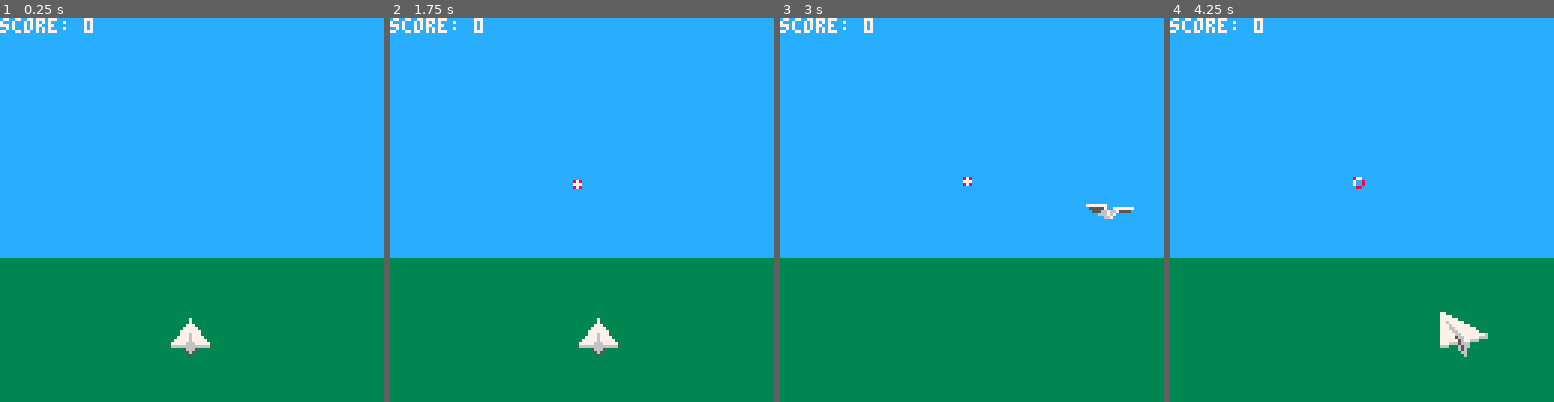
Above: before the commit, frames 1-4 (left to right).
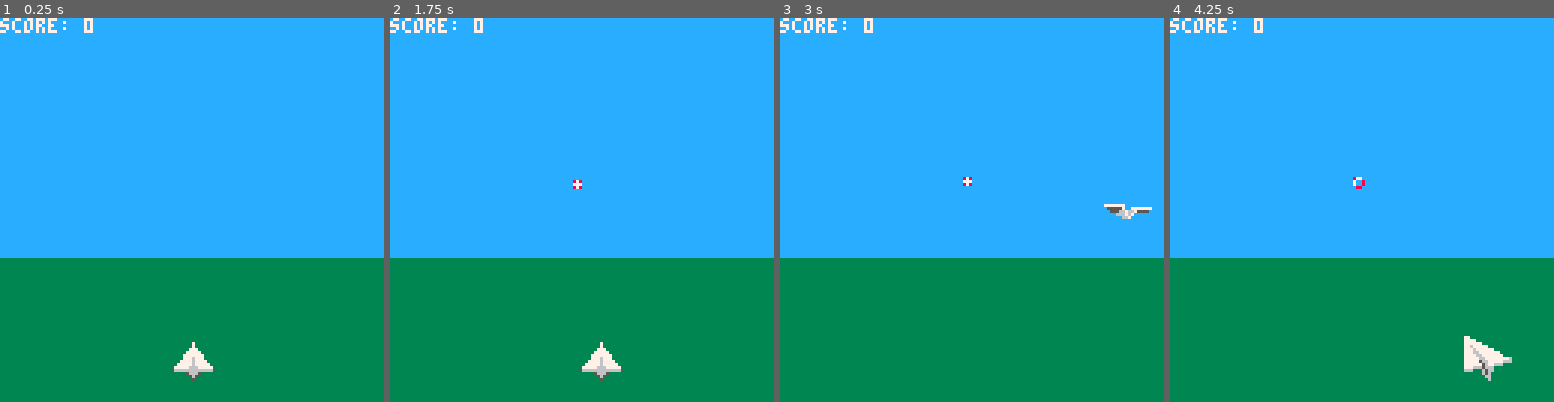
Above: after the commit, the same moments.

Repository: scottnm/avipaper.p8
Game: PICO-8 cartridge avipaper.p8
The game is run twice, just before and just after one commit, with the same random seed, the same clock (stepped at 60 frames per second) and the same inputs.
Inputs:
- Up to frame 1 (0.25 s): no input
- Up to frame 2 (1.75 s): tap X (X key) at 0.33, 1.07 s; tap O (Z key) at 0.7, 1.7 s; hold Right from 1.6 s (still down)
- Up to frame 3 (3 s): tap X (X key) at 1.85, 2.97 s; release Right at 2.1 s; tap O (Z key) at 2.1, 2.5, 2.9 s; hold Up 2.15-2.42 s; hold Right from 2.47 s (still down)
- Up to frame 4 (4.25 s): release Right at 3.03 s; hold Left 3.08-3.58 s; tap O (Z key) at 3.3, 3.7, 4.1 s; hold Down 3.63-3.97 s; hold Right from 4.02 s (still down); tap X (X key) at 4.08 s

The runs differ from the first frame. In frame 1, 0.9% of the frame differs, in the area x 43-57%, y 78-95%; in frame 2, 0.9%; in frame 3, 0.4%; in frame 4, 1.4%, in the area x 70-90%, y 76-95%.

Commit message:
render the plane such that the nose is always fixed in place

Diff:
--- a/main.lua
+++ b/main.lua
@@ -46,53 +46,44 @@
     -- the right side is done by flipping the left sprites
     top_lane = {
         outside = {
-            index = 1,
-            -- (8,0)->(18,12)
-            center_offset = { x = 0, y = 0 }
+            origin = { x = 8, y = 0 },
+            nose_offset = { x = 10, y = 12 }
         },
         leaning = {
-            -- (24,0)->(33,11)
-            index = 3,
-            center_offset = { x = 0, y = 0 }
+            origin = { x = 24, y = 0 },
+            nose_offset = { x = 9, y = 11 }
         },
         center = {
-            -- (40,0)->(47,11)
-            index = 5,
-            center_offset = { x = 0, y = 0 }
+            origin = { x = 40, y = 0 },
+            nose_offset = { x = 7, y = 11 }
         },
     },
     mid_lane= {
         outside = {
-            -- (56,0)->(69,8)
-            index = 7,
-            center_offset = { x = 0, y = 0 }
+            origin = { x = 56, y = 0 },
+            nose_offset = { x = 13, y = 8 }
         },
         leaning = {
-            -- (72,0)->(85,8)
-            index = 9,
-            center_offset = { x = 0, y = 0 }
+            origin = { x = 72, y = 0 },
+            nose_offset = { x = 13, y = 8 }
         },
         center = {
-            -- (72,0)->(85,8)
-            index = 11,
-            center_offset = { x = 0, y = 0 }
+            origin = { x = 88, y = 0 },
+            nose_offset = { x = 7, y = 8 }
         },
     },
     bottom_lane = {
         outside = {
-            -- (8,16)->(23,16)
-            index = 33,
-            center_offset = { x = 0, y = 0 }
+            origin = { x = 8, y = 16 },
+            nose_offset = { x = 15, y = 0 }
         },
         leaning = {
-            -- (24,16)->(34,16)
-            index = 35,
-            center_offset = { x = 0, y = 0 }
+            origin = { x = 24, y = 16 },
+            nose_offset = { x = 10, y = 0 }
         },
         center = {
-            -- (40,16)->(47,16)
-            index = 37,
-            center_offset = { x = 0, y = 0 }
+            origin = { x = 40, y = 16 },
+            nose_offset = { x = 7, y = 0 }
         },
     },
 }
@@ -280,17 +271,17 @@
     end
 
     return {
-        index = plane_sprites[lane][sprite_lean].index,
+        origin = plane_sprites[lane][sprite_lean].origin,
+        nose_offset = plane_sprites[lane][sprite_lean].nose_offset,
         flip = flip
     }
 end
 
-function debug_render_sprite_grid(plane_pos)
+function debug_render_sprite_grid()
     -- N.B. currently these grid positions are hardcoded here and in get_plane_sprite and must be manually kept in sync.
     -- probably worth improving in the future
 
     local divider_color = 7 -- white
-    local plane_pos_marker_color = 8 -- white
 
     -- lane dividers
     line(0, 52, c_pico_8_screen_size, 52, divider_color)    -- draw top lane divider
@@ -301,8 +292,11 @@
     line(50, 0, 50, c_pico_8_screen_size, divider_color) -- left leaning zone divider
     line(79, 0, 79, c_pico_8_screen_size, divider_color) -- center zone divider
     line(90, 0, 90, c_pico_8_screen_size, divider_color) -- right leaning zone divider zone divider
-
+end
+
+function debug_render_plane_nose(plane_pos)
     -- render the center of the plane
+    local plane_pos_marker_color = 8 -- white
     pset(plane_pos.x, plane_pos.y, plane_pos_marker_color)
 
 end
@@ -410,13 +404,30 @@
 end
 
 function draw_plane(pos, size, plane_sprites)
-    sprite_data = get_plane_sprite(plane_sprites, pos)
-
-    topleft_corner_pos = {
-        x = pos.x - (size.width / 2),
-        y = pos.y - (size.height / 2),
-    }
-    spr(sprite_data.index, topleft_corner_pos.x, topleft_corner_pos.y, 2, 2, sprite_data.flip)
+    local sprite_data = get_plane_sprite(plane_sprites, pos)
+
+    nose_offset_x = sprite_data.nose_offset.x
+    nose_offset_y = sprite_data.nose_offset.y
+    -- if we flip the sprite, we also have to flip the nose offset
+    if sprite_data.flip then
+        nose_offset_x = 16 - nose_offset_x - 1
+    end
+
+    local pos_centered_on_nose = {
+        x = pos.x - nose_offset_x,
+        y = pos.y - nose_offset_y
+    }
+
+    sspr(
+        sprite_data.origin.x,
+        sprite_data.origin.y,
+        16,
+        16,
+        pos_centered_on_nose.x,
+        pos_centered_on_nose.y,
+        size.width,
+        size.height,
+        sprite_data.flip)
 end
 
 function draw_target(target)
@@ -510,7 +521,9 @@
     draw_plane(g_plane_pos, g_plane_size, g_plane_sprites)
 
     -- uncomment this to draw a debug grid showing where plane sprites change
-    -- debug_render_sprite_grid(g_plane_pos)
+    -- debug_render_sprite_grid()
+    -- uncomment this to draw a debug marker showing where the plane's nose is being registered
+    -- debug_render_plane_nose(g_plane_pos)
 
     -- draw the score
     print("score: "..g_score, 0, 0, 7)
